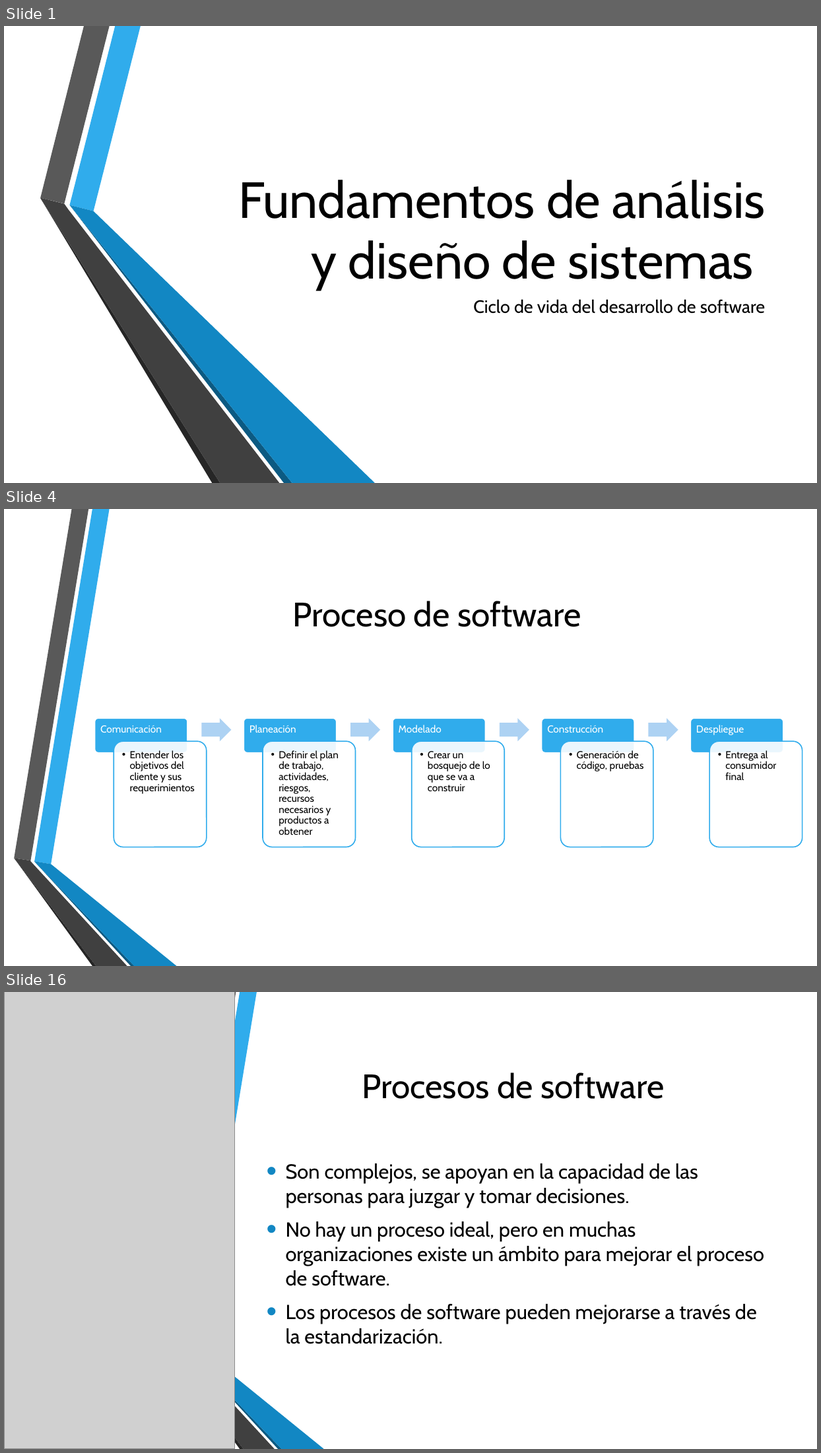
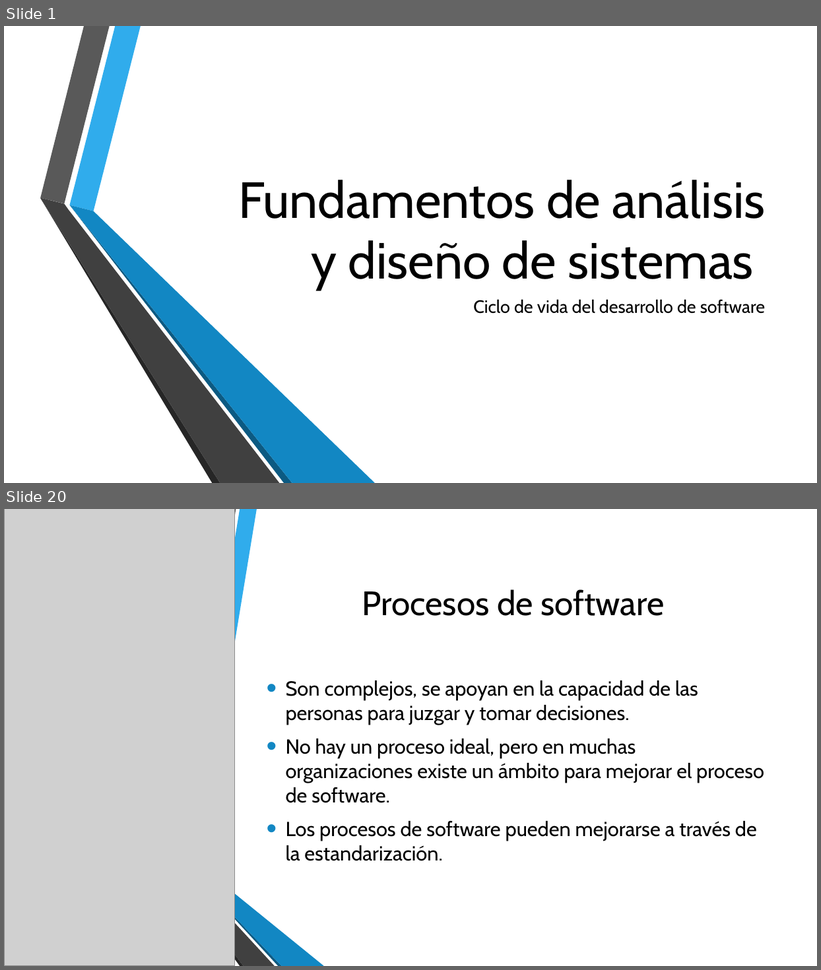
Before and after one commit to AryShared/SystemAnalysis, a slide deck: 1-2 Ciclo de vida del desarrollo de software.pptx. Shown one above the other, each under a label of ours: slides 1, 4 and 16 before the commit, slides 1 and 20 after it; the slides between them are not shown. The pictures are 821x1453 and 821x970 pixels, drawn with LibreOffice and Linux fonts; fonts in the diff are those of the drawing; grey boxes stand for pictures; background and template pictures are left out. Boxes give left, top, right and bottom in pixels: in the first picture for what was removed or moved away, otherwise in the second. Text is boxed around its words. In the diff, an @@ line names an element or a change of style, - is before the commit and + after.

Commit message:
Actualización presentación 1-2
Reestructuración de los temas y se agregaron notas, se elimina la sección sobre evaluación de procesos.

```diff
--- a/1-2 Ciclo de vida del desarrollo de software.pptx
+++ b/1-2 Ciclo de vida del desarrollo de software.pptx
@@ slide 4 removed at [4, 509, 817, 966], background picture (left out); not listed: 6 template elements that a slide beside it also shows @@
@@ title removed at [293, 601, 581, 627] @@
-Proceso de software
@@ group removed at [95, 718, 803, 848]: 10 rounded rectangles, 10 texts, 4 right arrows @@
-Comunicación
-  • Entender los objetivos del cliente y sus requerimientos
-Planeación
-  • Definir el plan de trabajo, actividades, riesgos, recursos necesarios y productos a obtener
-Modelado
-  • Crear un bosquejo de lo que se va a construir
-Construcción
-  • Generación de código, pruebas
-Despliegue
-  • Entrega al consumidor final
@@ what was slide 16 is now slide 20 @@
```
Also in this commit, not shown: 7 slides changed, 3 slides added, 8 other slides removed, 1 other file.
